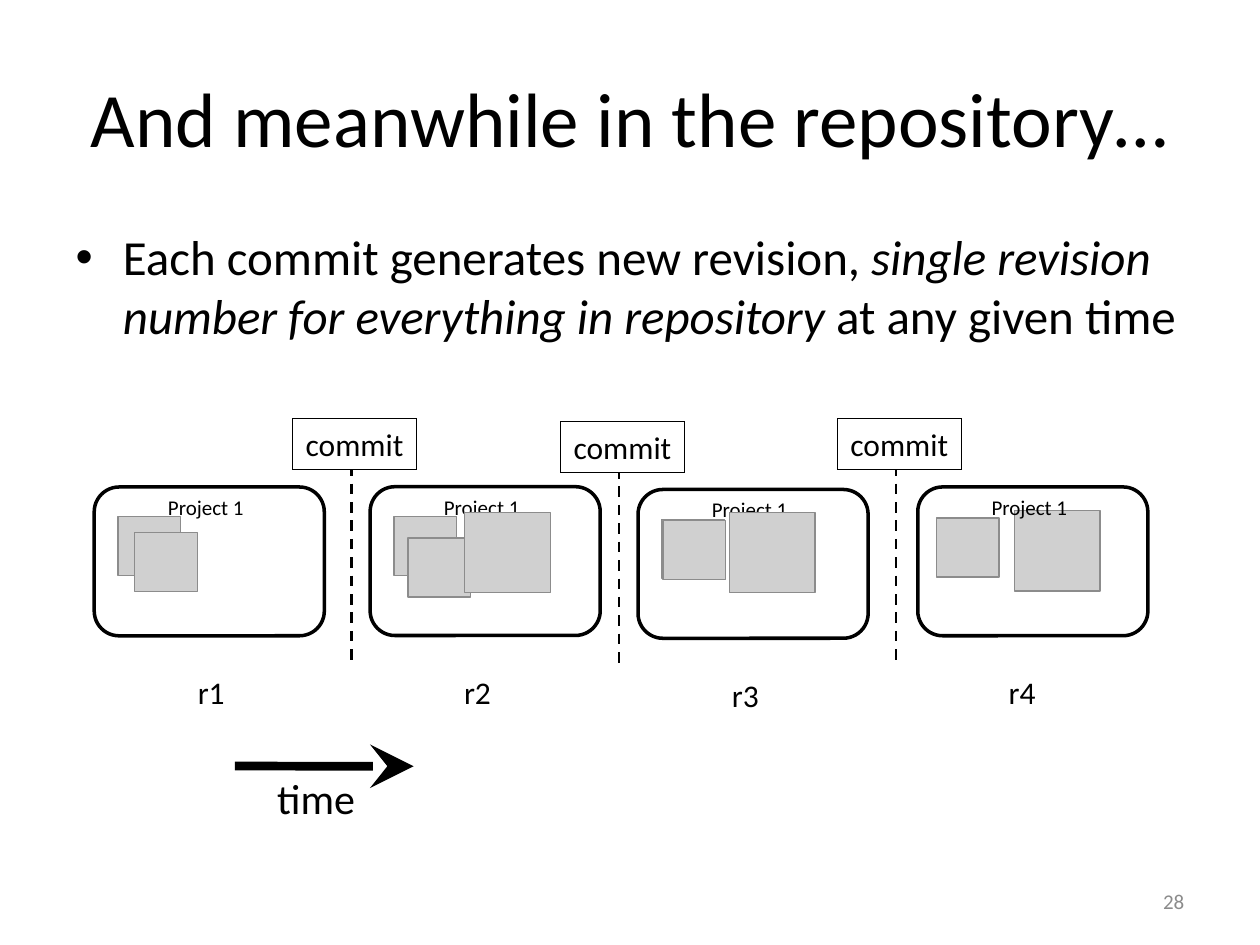
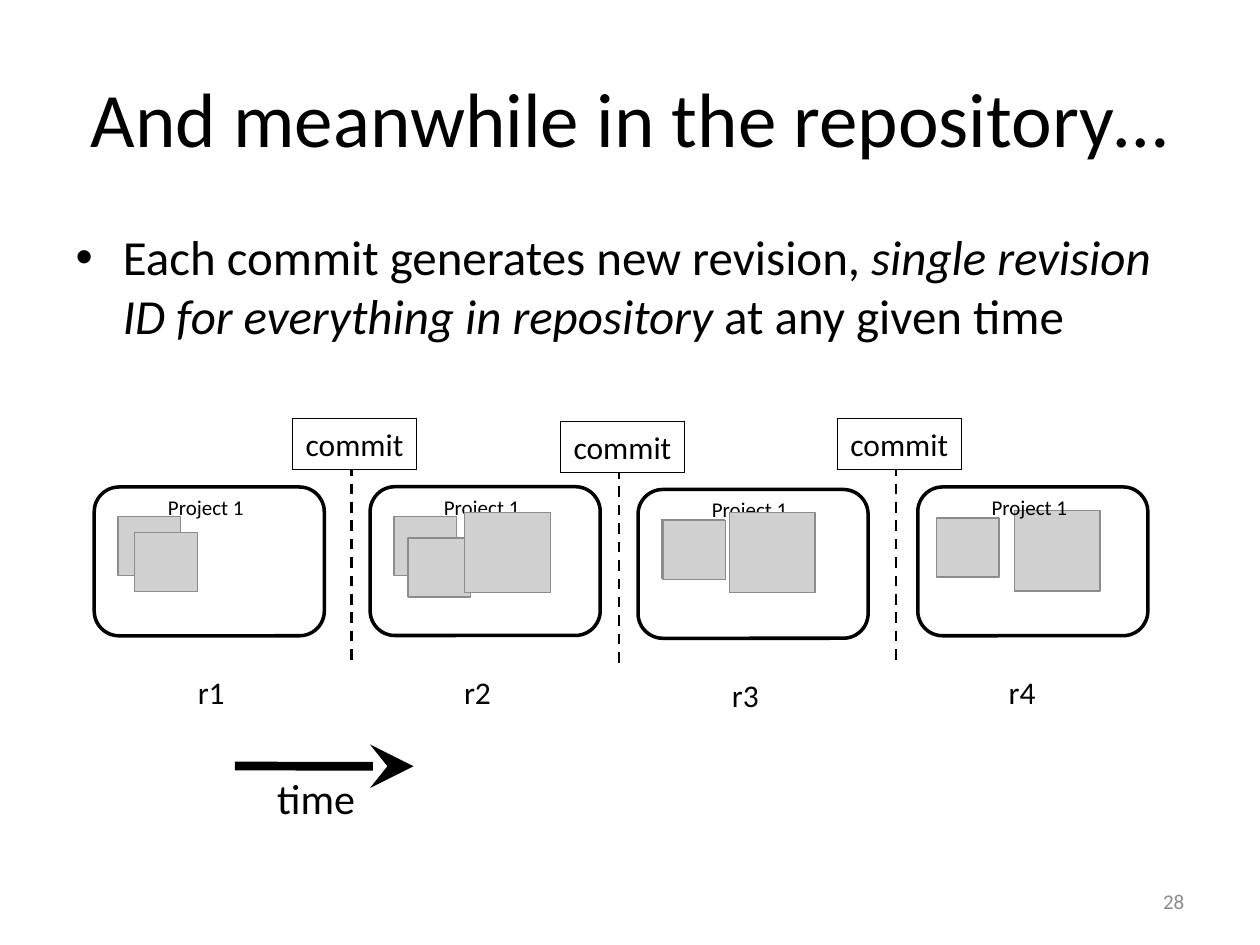
Before and after one commit to gjbex/training-material, a slide deck: slide 28 of LinuxTools/VersionControl/version_control_git.pptx. Drawn at 1260x945 pixels with LibreOffice and Linux fonts; fonts in the diff are those of the drawing; grey boxes stand for pictures. Boxes give left, top, right and bottom in pixels: in the first picture for what was removed or moved away, otherwise in the second. Text is boxed around its words. In the diff, an @@ line names an element or a change of style, - is before the commit and + after.

Commit message:
Fix typos

```diff
--- a/LinuxTools/VersionControl/version_control_git.pptx
+++ b/LinuxTools/VersionControl/version_control_git.pptx
@@ text at (x1=123, y1=241, x2=1150, y2=343): text changed @@
-• Each commit generates new revision, single revision number for everything in repository at any given time
+• Each commit generates new revision, single revision ID for everything in repository at any given time
```
Also in this commit, not shown: 1 other slide changed.
